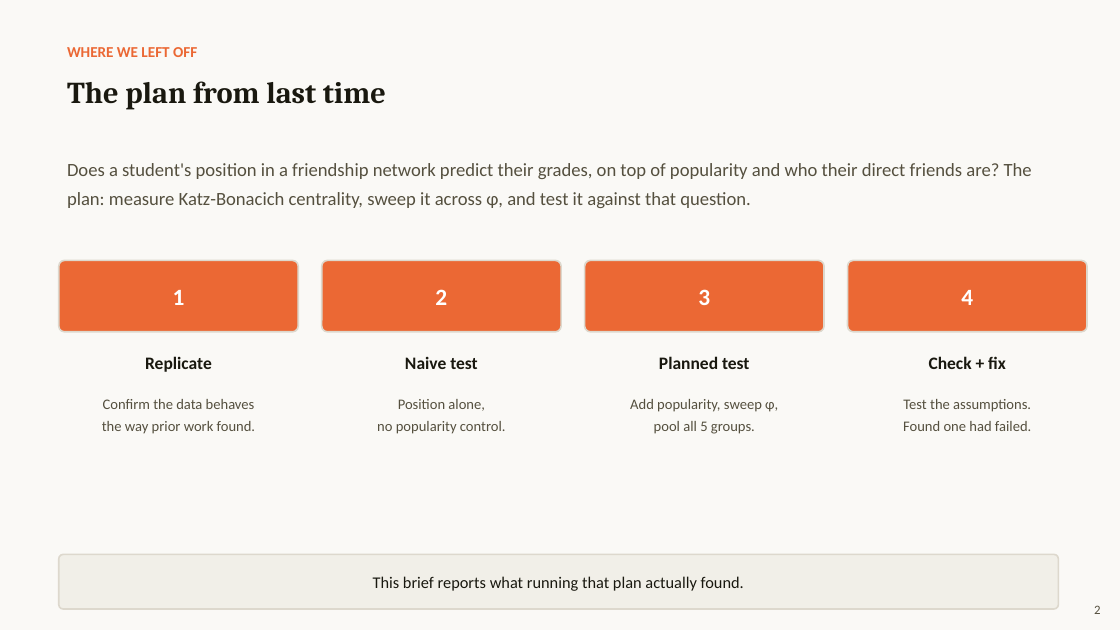
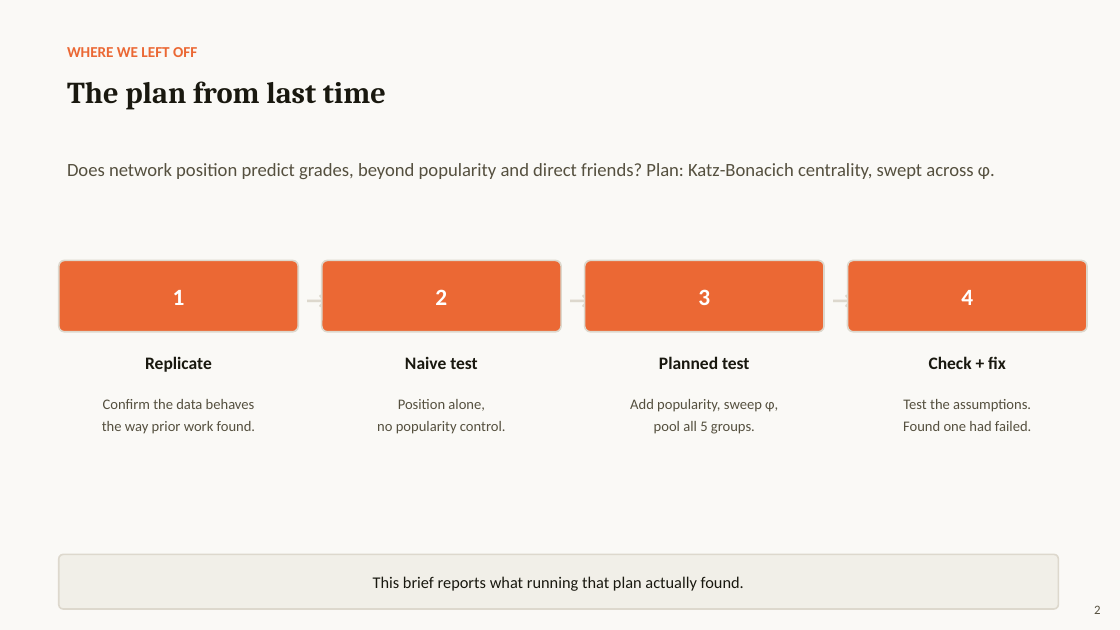
Before and after one commit to TingyingHuang/ECC3841-network-position-and-academic-performance, a slide deck: slide 2 of slides/Presentation2.pptx. Drawn at 1120x630 pixels with LibreOffice and Linux fonts; fonts in the diff are those of the drawing. Boxes give left, top, right and bottom in pixels: in the first picture for what was removed or moved away, otherwise in the second. Text is boxed around its words. In the diff, an @@ line names an element or a change of style, - is before the commit and + after.

```diff
--- a/slides/Presentation2.pptx
+++ b/slides/Presentation2.pptx
@@ text at (x1=67, y1=163, x2=995, y2=179): text changed @@
-Does a student's position in a friendship network predict their grades, on top of popularity and who their direct friends are? The plan: measure Katz-Bonacich centrality, sweep it across φ, and test it against that question.
+Does network position predict grades, beyond popularity and direct friends? Plan: Katz-Bonacich centrality, swept across φ.
@@ text added at (x1=298, y1=266, x2=322, y2=329), 20 pt, text #DDD8CD, bold @@
+→
@@ text added at (x1=561, y1=266, x2=585, y2=329), 20 pt, text #DDD8CD, bold @@
+→
@@ text added at (x1=824, y1=266, x2=848, y2=329), 20 pt, text #DDD8CD, bold @@
+→
```
Also in this commit, not shown: 5 other slides changed, 1 other file.
